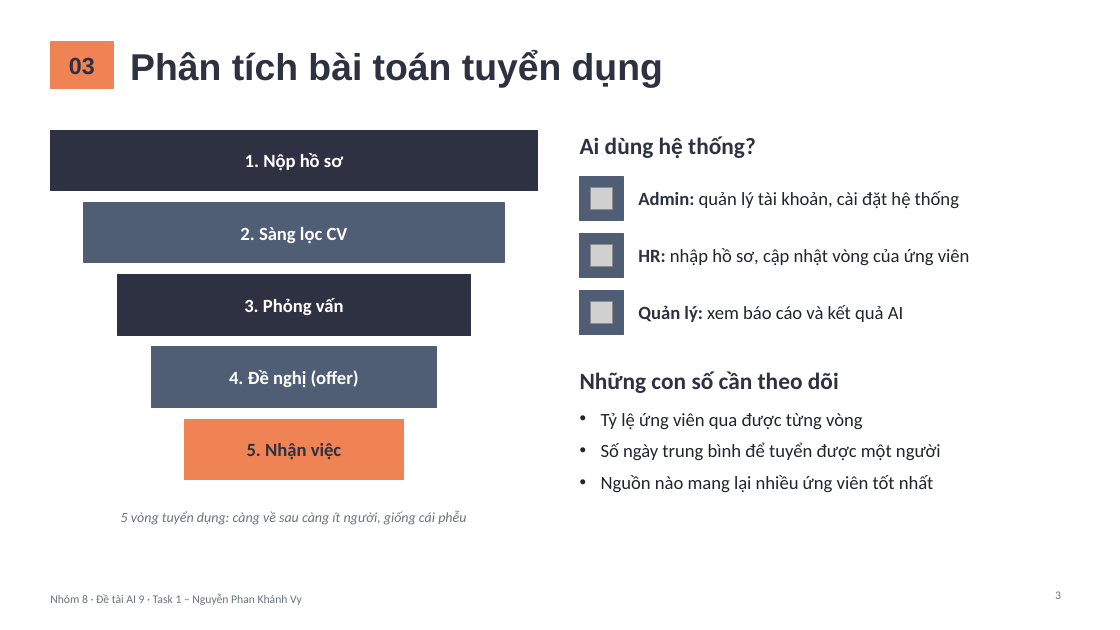
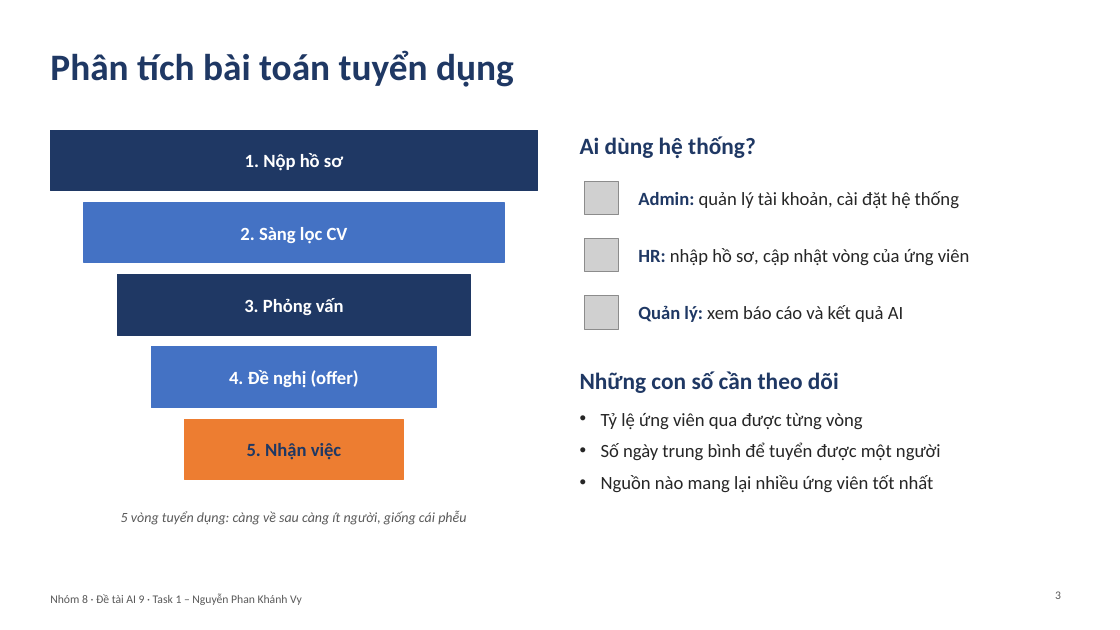
Before and after one commit to PhucHoang3010/Vietnamese-News-Classification, a slide deck: slide 3 of bai_tap_python_nhom8/task1_nguyen_phan_khanh_vy/2431540032_NguyenPhanKhanhVy.pptx. Drawn at 1120x630 pixels with LibreOffice and Linux fonts; fonts in the diff are those of the drawing; grey boxes stand for pictures. Boxes give left, top, right and bottom in pixels: in the first picture for what was removed or moved away, otherwise in the second. Text is boxed around its words. In the diff, an @@ line names an element or a change of style, - is before the commit and + after.

```diff
--- a/bai_tap_python_nhom8/task1_nguyen_phan_khanh_vy/2431540032_NguyenPhanKhanhVy.pptx
+++ b/bai_tap_python_nhom8/task1_nguyen_phan_khanh_vy/2431540032_NguyenPhanKhanhVy.pptx
@@ title "Phân tích bài toán tuyển ...": place and size @@
-title "Phân tích bài toán tuyển ..." at [130, 50, 663, 87]
+title "Phân tích bài toán tuyển ..." at [50, 50, 514, 87]
@@ title "Phân tích bài toán tuyển ..." at [50, 50, 514, 87]: font Arial to Calibri, text colour #2D3142 to #1F3864 @@
@@ rectangle removed at [50, 42, 113, 88] @@
@@ text removed at [69, 57, 95, 75] @@
-03
@@ rectangle at [50, 130, 538, 191]: fill #2D3142 to #1F3864; outline #2D3142 1 pt to #1F3864 1 pt @@
@@ rectangle removed at [580, 176, 623, 220] @@
@@ text "Admin: quản lý tài khoản, ..." at [638, 191, 959, 208]: text colour #2D3142 to #1F3864 in "Admin:"; text colour #22252E to #262626 in "quản lý tài khoản, cài đặt hệ ..." @@
@@ rectangle at [84, 202, 504, 263]: fill #4F5D75 to #4472C4; outline #4F5D75 1 pt to #4472C4 1 pt @@
@@ picture added at [585, 181, 618, 215] @@
@@ picture removed at [591, 187, 613, 209] @@
@@ rectangle removed at [580, 234, 623, 277] @@
@@ picture added at [585, 239, 618, 272] @@
@@ text "HR: nhập hồ sơ, cập ..." at [638, 248, 970, 265]: text colour #2D3142 to #1F3864 in "HR:"; text colour #22252E to #262626 @@
@@ picture removed at [591, 245, 613, 266] @@
@@ rectangle at [118, 275, 471, 335]: fill #2D3142 to #1F3864; outline #2D3142 1 pt to #1F3864 1 pt @@
@@ rectangle removed at [580, 291, 623, 334] @@
@@ picture added at [585, 296, 618, 329] @@
@@ text "Quản lý: xem báo cáo ..." at [638, 305, 903, 322]: text colour #2D3142 to #1F3864 in "Quản lý:"; text colour #22252E to #262626 in "xem báo cáo và kết quả AI" @@
@@ picture removed at [591, 302, 613, 323] @@
@@ rectangle at [151, 347, 437, 408]: fill #4F5D75 to #4472C4; outline #4F5D75 1 pt to #4472C4 1 pt @@
@@ text colour #2D3142 to #1F3864 in 3 elements at [247, 443, 341, 460], [580, 136, 756, 158], [580, 371, 839, 393] @@
@@ rectangle at [185, 419, 403, 480]: fill #EF8354 to #ED7D31; outline #EF8354 1 pt to #ED7D31 1 pt @@
@@ text colour #6B7280 to #595959 in 3 elements at [50, 593, 302, 605], [121, 510, 466, 525], [1055, 591, 1061, 599] @@
```
Also in this commit, not shown: 9 other slides changed.
